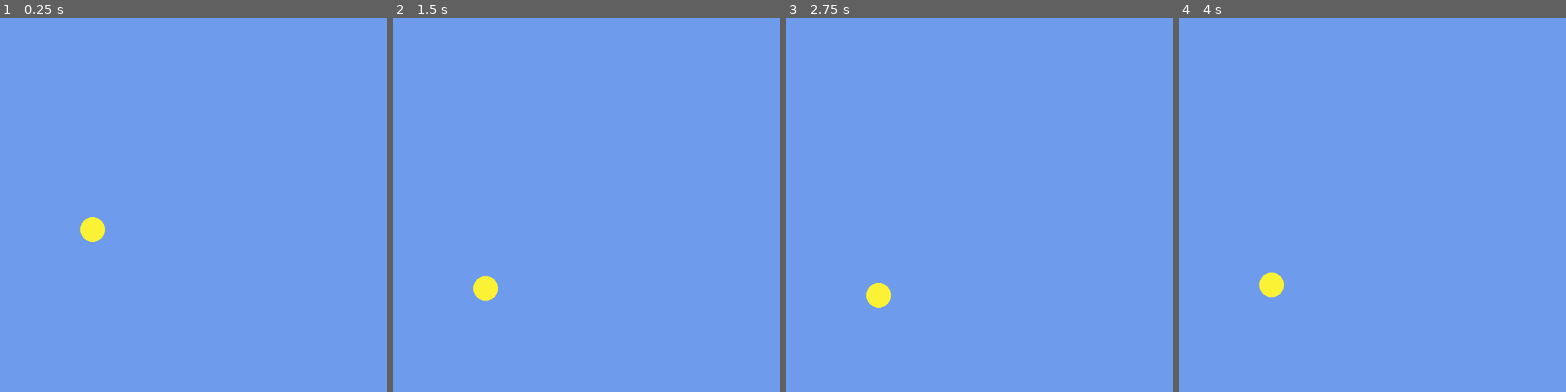
Above: before the commit, frames 1-4 (left to right).
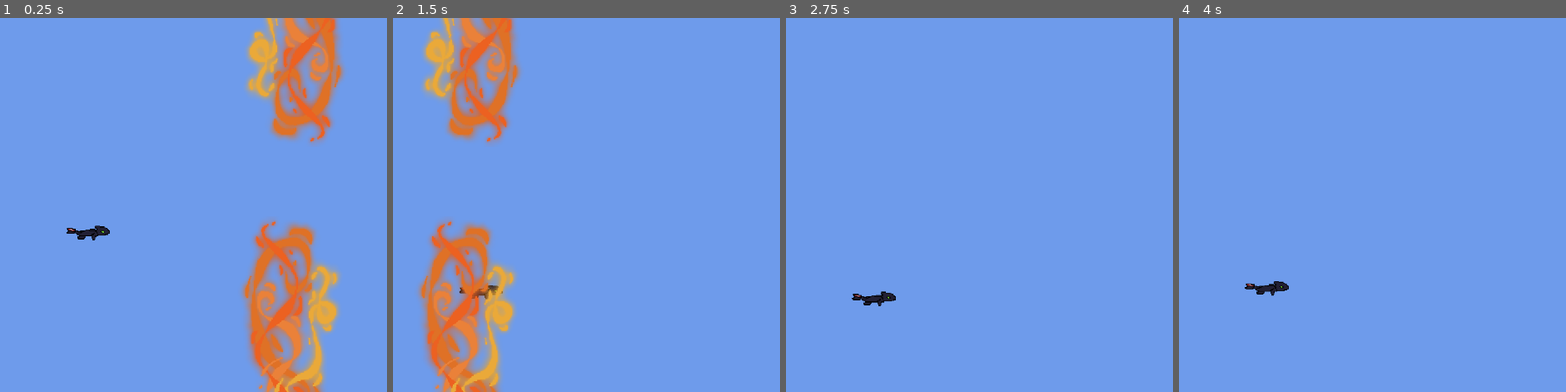
Above: after the commit, the same moments.

Repository: phantomvines/the_20_games_challenge
Game: Godot game, scene res://scenes/main.tscn
Two runs of this game, one before a commit and one after it. Both use one fixed random seed, a clock stepped at 60 frames per second and the inputs below.
Inputs:
- Up to frame 1 (0.25 s): no input
- Up to frame 2 (1.5 s): tap Space (space) at 0.6, 1.35 s
- Up to frame 3 (2.75 s): tap Space (space) at 2.1 s
- Up to frame 4 (4 s): tap Space (space) at 2.85, 3.6 s

The runs differ from the first frame. In frame 1, 16% of the frame differs, in the area x 16-90%, y 0-100%; in frame 2, 15%; in frame 3, 0.4%; in frame 4, 0.4%.

Commit message:
added sprites for player, flames

Diff:
--- /dev/null
+++ b/flappy-bird/scenes/flames.gd
@@ -0,0 +1,9 @@
+extends StaticBody2D
+
+var wall_speed = 300
+
+func _process(delta: float) -> void:
+	position.x -= wall_speed*delta
+
+	if position.x < -60:
+		queue_free()
--- /dev/null
+++ b/flappy-bird/scenes/flames.tscn
@@ -0,0 +1,36 @@
+[gd_scene load_steps=5 format=3 uid="uid://ugj8efsjiffj"]
+
+[ext_resource type="Script" uid="uid://cmimhyblphmb6" path="res://scenes/flames.gd" id="1_1uo3d"]
+[ext_resource type="Texture2D" uid="uid://qbjvpbvwkeb0" path="res://assets/flames_glowing.png" id="1_q7rf5"]
+
+[sub_resource type="RectangleShape2D" id="RectangleShape2D_1uo3d"]
+size = Vector2(77.3333, 236.667)
+
+[sub_resource type="RectangleShape2D" id="RectangleShape2D_dusva"]
+size = Vector2(112, 360)
+
+[node name="Flames" type="StaticBody2D"]
+script = ExtResource("1_1uo3d")
+
+[node name="upper_collision" type="CollisionShape2D" parent="."]
+position = Vector2(3.99997, -267.5)
+rotation = -3.14159
+scale = Vector2(1.5, 1.5)
+shape = SubResource("RectangleShape2D_1uo3d")
+
+[node name="lower_collision" type="CollisionShape2D" parent="."]
+position = Vector2(2, 266)
+shape = SubResource("RectangleShape2D_dusva")
+
+[node name="upper_sprite" type="Sprite2D" parent="."]
+texture_filter = 1
+position = Vector2(0, -252)
+rotation = -3.14159
+scale = Vector2(1.5, 1.5)
+texture = ExtResource("1_q7rf5")
+
+[node name="lower_sprite" type="Sprite2D" parent="."]
+texture_filter = 1
+position = Vector2(1, 253)
+scale = Vector2(1.5, 1.5)
+texture = ExtResource("1_q7rf5")
--- a/flappy-bird/scenes/main.tscn
+++ b/flappy-bird/scenes/main.tscn
@@ -1,8 +1,9 @@
-[gd_scene load_steps=5 format=3 uid="uid://cjfo1trdg8s4o"]
+[gd_scene load_steps=6 format=3 uid="uid://cjfo1trdg8s4o"]
 
 [ext_resource type="Texture2D" uid="uid://h7nphigfwfpe" path="res://assets/background.png" id="1_o5qli"]
 [ext_resource type="Script" uid="uid://dq8etrs3tfnjp" path="res://scripts/main.gd" id="1_sugp2"]
 [ext_resource type="PackedScene" uid="uid://wqd2b6rfqdo5" path="res://scenes/player.tscn" id="2_0wfyh"]
+[ext_resource type="PackedScene" uid="uid://ugj8efsjiffj" path="res://scenes/flames.tscn" id="4_jyhfs"]
 
 [sub_resource type="RectangleShape2D" id="RectangleShape2D_0wfyh"]
 size = Vector2(1152, 20)
@@ -23,3 +24,6 @@
 [node name="floor_collision_shape" type="CollisionShape2D" parent="Floor" groups=["floor"]]
 position = Vector2(420, -4)
 shape = SubResource("RectangleShape2D_0wfyh")
+
+[node name="RigidBody2D" parent="." instance=ExtResource("4_jyhfs")]
+position = Vector2(582, 283)
--- a/flappy-bird/scenes/player.tscn
+++ b/flappy-bird/scenes/player.tscn
@@ -1,18 +1,21 @@
 [gd_scene load_steps=4 format=3 uid="uid://wqd2b6rfqdo5"]
 
-[ext_resource type="Texture2D" uid="uid://crixuvf5ejnse" path="res://assets/player.png" id="1_3vyb7"]
 [ext_resource type="Script" uid="uid://c50rexuewp1pk" path="res://scripts/player.gd" id="1_g2els"]
+[ext_resource type="Texture2D" uid="uid://c47fm1yj71xjn" path="res://assets/player_toothless.png" id="2_g2els"]
 
-[sub_resource type="CircleShape2D" id="CircleShape2D_g2els"]
-radius = 21.0238
+[sub_resource type="RectangleShape2D" id="RectangleShape2D_g2els"]
+size = Vector2(75, 25)
 
 [node name="Player" type="CharacterBody2D"]
+motion_mode = 1
 script = ExtResource("1_g2els")
 
 [node name="character_sprite" type="Sprite2D" parent="."]
 texture_filter = 1
-texture = ExtResource("1_3vyb7")
+scale = Vector2(1.3, 1.3)
+texture = ExtResource("2_g2els")
 
 [node name="CollisionShape2D" type="CollisionShape2D" parent="."]
-shape = SubResource("CircleShape2D_g2els")
+position = Vector2(-7.5, 5.5)
+shape = SubResource("RectangleShape2D_g2els")
 disabled = true
--- a/flappy-bird/scripts/player.gd
+++ b/flappy-bird/scripts/player.gd
@@ -16,19 +16,18 @@
 	movement_dir_speed.y += delta*gravity
 	velocity = movement_dir_speed
 
-	for i in get_slide_collision_count():
-		var collision = get_slide_collision(i)
-		if collision.get_collider() is StaticBody2D:
-			print("Collided with static body!")
+	# maybe temporary before i find a better solution
+	# if player hits ground, teleport up
+	if position.y > 600:
+		position = Vector2(160, 300) # currently just teleport back to start
+		movement_dir_speed = Vector2.ZERO
+
+	# player cant go above the screen, gets clamped below
+	if position.y < 30:
+		position.y = 30
 
 	move_and_slide()
 
 func flap() -> void:
 	# change direction to up and add velocity
 	movement_dir_speed.y = flap_force
-
-func _on_floor_area_entered(area: Area2D) -> void:
-	# TODO Death
-	print("floor hit")
-	position = Vector2(160, 340) # currently just teleport back to start
-	velocity = Vector2.ZERO
Binary file added: flappy-bird/assets/flames_bare.aseprite
Binary file added: flappy-bird/assets/flames_bare.png
Not shown, added: flappy-bird/assets/flames_bare.png.import
Binary file added: flappy-bird/assets/flames_bare_blurred.aseprite
Binary file added: flappy-bird/assets/flames_glowing.aseprite
Binary file added: flappy-bird/assets/flames_glowing.png
Not shown, added: flappy-bird/assets/flames_glowing.png.import
Binary file added: flappy-bird/assets/player_toothless.aseprite
Binary file added: flappy-bird/assets/player_toothless.png
Not shown, added: flappy-bird/assets/player_toothless.png.import
Not shown, added: flappy-bird/scenes/flames.gd.uid
